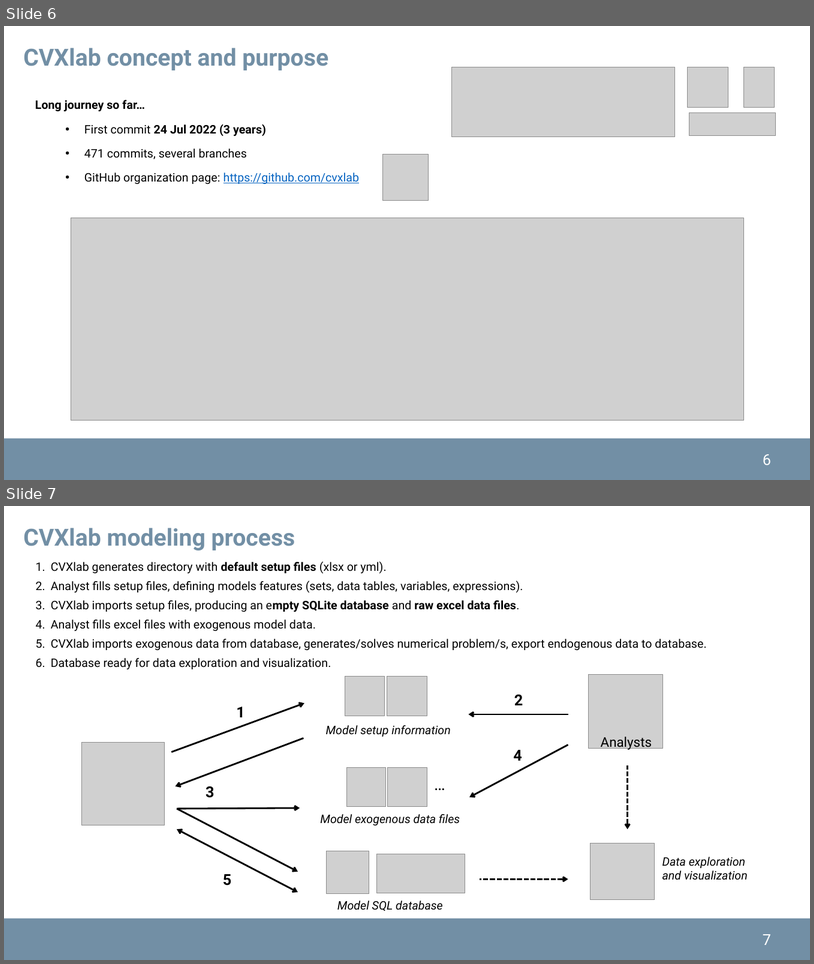
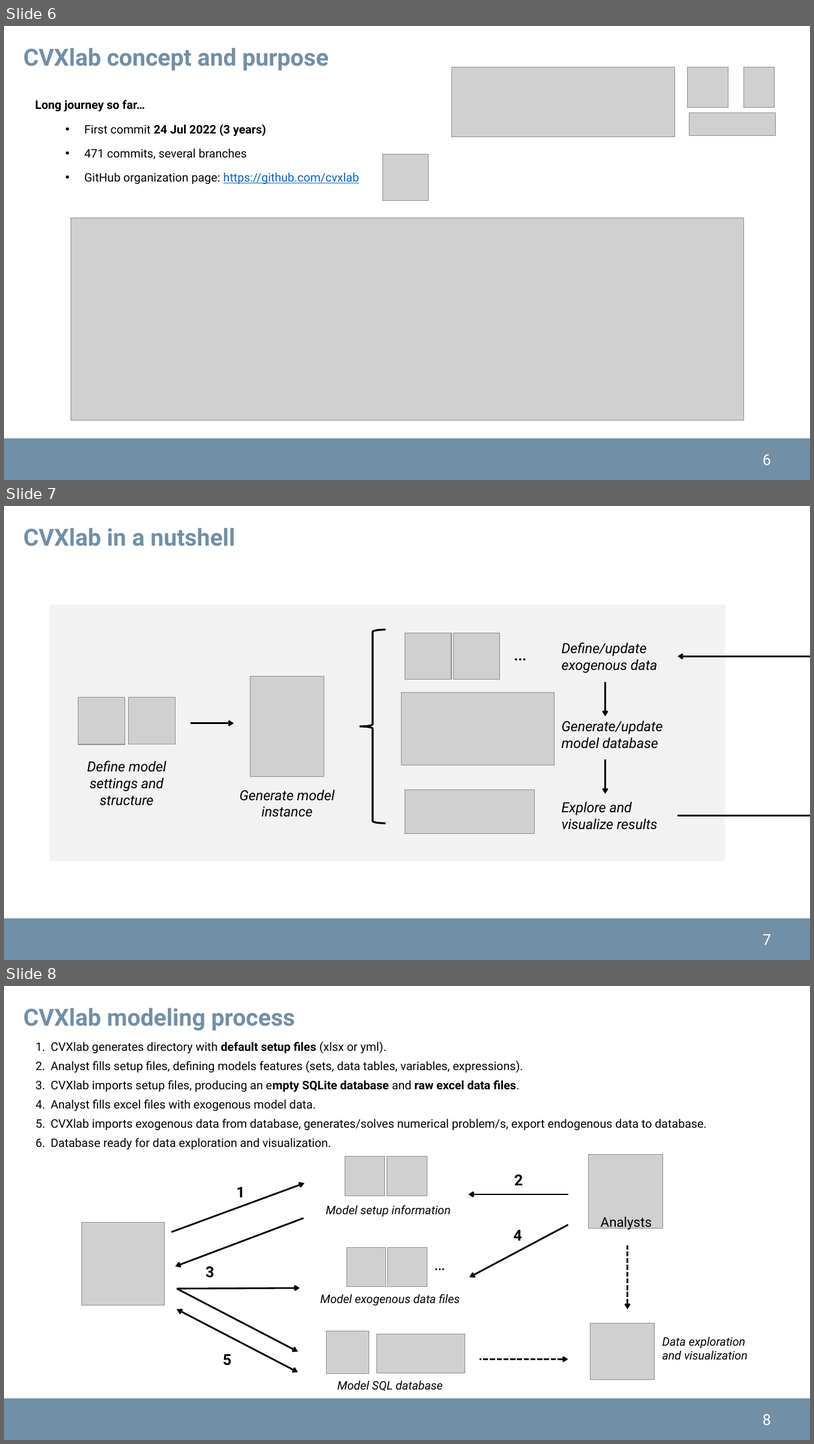
Before and after one commit to cvxlab/cvxlab, a slide deck: docs/tutorials/cvxlab.pptx. Shown one above the other, each under a label of ours: slides 6 and 7 before the commit, slides 6, 7 and 8 after it. The pictures are 814x964 and 814x1444 pixels, drawn with LibreOffice and Linux fonts; fonts in the diff are those of the drawing; grey boxes stand for pictures; background and template pictures are left out. Boxes give left, top, right and bottom in pixels: in the first picture for what was removed or moved away, otherwise in the second. Text is boxed around its words. In the diff, an @@ line names an element or a change of style, - is before the commit and + after.

```diff
--- a/docs/tutorials/cvxlab.pptx
+++ b/docs/tutorials/cvxlab.pptx
@@ slide 7 added at box(4, 506, 810, 960), background #FFFFFF; not listed: 2 template elements that a slide beside it also shows @@
@@ text added at box(23, 528, 235, 546), 28 pt, text #728FA5, bold @@
+CVXlab in a nutshell
@@ rectangle added at box(50, 604, 725, 861), fill #F2F2F2 @@
@@ left brace added at box(360, 630, 386, 823), outline #000000 2.25 pt @@
@@ picture added at box(405, 633, 452, 679) @@
@@ picture added at box(453, 633, 500, 679) @@
@@ text added at box(502, 637, 539, 667), 23.6 pt, text #000000 @@
+…
@@ text added at box(562, 642, 658, 673), 16.5 pt, text #000000, italic @@
+Define/update exogenous data
@@ elbow arrow added from (678, 816) to (678, 656), #000000 2 pt @@
@@ picture added at box(251, 676, 324, 777) @@
@@ arrow added from (606, 681) to (606, 716), #000000 2 pt @@
@@ picture added at box(78, 697, 126, 744) @@
@@ picture added at box(129, 697, 176, 744) @@
@@ picture added at box(401, 693, 555, 765) @@
@@ text added at box(562, 720, 663, 748), 16.5 pt, text #000000, italic @@
+Generate/update model database
@@ arrow added from (191, 723) to (234, 723), #000000 2 pt @@
@@ text added at box(87, 760, 167, 805), 16.5 pt, text #000000, italic @@
+Define model settings and structure
@@ arrow added from (606, 759) to (606, 793), #000000 2 pt @@
@@ text added at box(240, 789, 335, 817), 16.5 pt, text #000000, italic @@
+Generate model instance
@@ picture added at box(405, 790, 535, 833) @@
@@ text added at box(562, 801, 658, 829), 16.5 pt, text #000000, italic @@
+Explore and visualize results
@@ what was slide 7 is now slide 8 @@
@@ page number at box(763, 1414, 771, 1425): text changed @@
-7
+8
```
Also in this commit, not shown: 8 other files.
